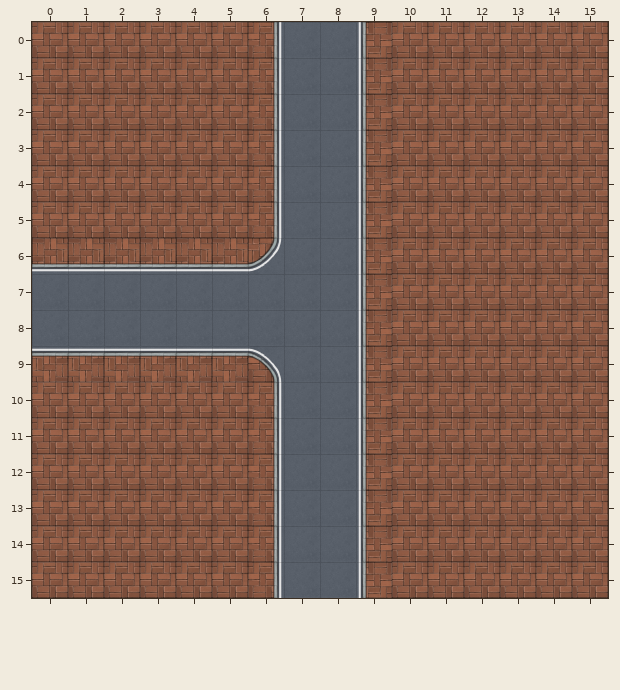
A Tiled map gets an edit: left.tmx. This is how it looked before the edit.
Cells are 256x256 px. Shown: x 0..15, y 0..15.
The same view after the edit:
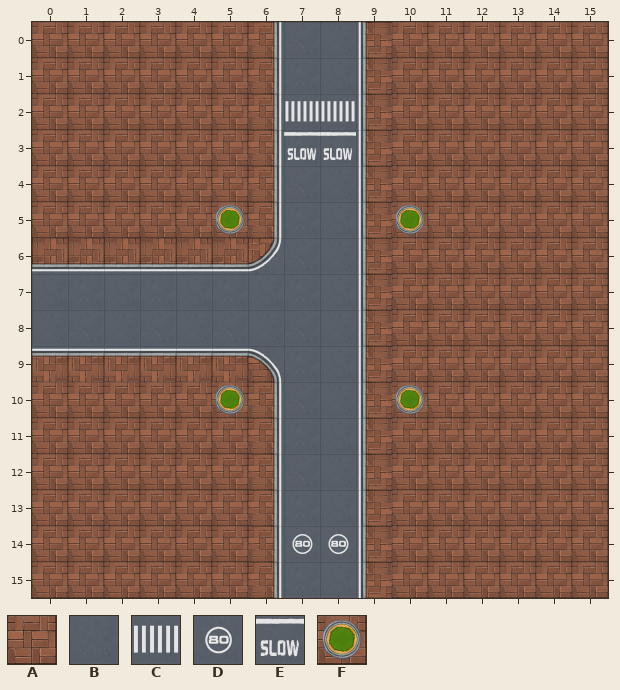
Key: from "city": A 55 "block_01", B 64 "block_05", C 67 "block_08", D 69 "block_10", E 70 "block_11", F 86 "block_27".
_ is an empty cell.
Difference:
Layer "Слой тайлов 1":
y 2: x 7..8 BB -> CC
y 3: x 7..8 BB -> EE
y 5: x 5 A -> F; x 10 A -> F
y 10: x 5 A -> F; x 10 A -> F
y 14: x 7..8 BB -> DD
Changed places in both pictures, as pixel boxes (x1, y1, x2, y2):
changed: (284, 101, 356, 161)
changed: (212, 202, 245, 237)
changed: (392, 202, 425, 237)
changed: (212, 382, 245, 417)
changed: (392, 382, 425, 417)
changed: (292, 534, 349, 554)
